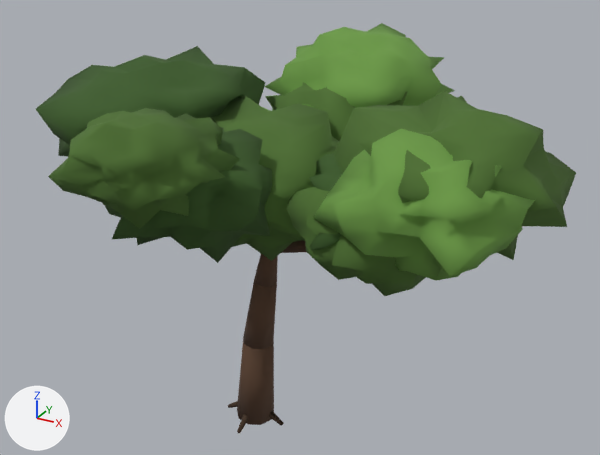
The glTF model assets/models/tree_green.glb, before and after one commit.
Camera for both pictures: a 50 mm lens placed at (5.91, -9.26, 8.02), pointed at (0.61, 0.37, 3.2). Every picture has the same lights, and +X, +Y and +Z are marked at lower left. The picture after the commit comes second. Vertices at exactly the same position are counted once.

Names of what the first picture shows: 'geometry_0'.
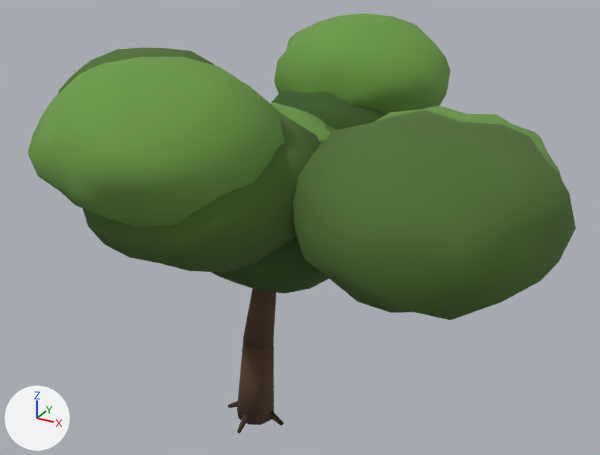
What differs and where, as boxes (x1, y1, x2, y2) in the pictures (600 x 455 px; the box of a moved part takes in the faces that stretch with it):
```json
{"object": "geometry_0", "change": "reshaped", "before": [36, 23, 576, 433], "after": [28, 13, 576, 433]}
{"part": 1, "of": "me_geometry_0", "change": "rebuilt", "before": [313, 129, 535, 280], "after": [292, 110, 576, 320], "on screen": "28% wider, 39% taller"}
{"part": 2, "of": "me_geometry_0", "change": "rebuilt", "before": [105, 127, 272, 263], "after": [83, 111, 320, 272]}
{"part": 3, "of": "me_geometry_0", "change": "rebuilt", "before": [48, 108, 240, 229], "after": [28, 57, 285, 227], "on screen": "34% wider, 40% taller"}
{"part": 4, "of": "me_geometry_0", "change": "rebuilt", "before": [265, 83, 407, 141], "after": [271, 90, 387, 130]}
{"part": 5, "of": "me_geometry_0", "change": "rebuilt", "before": [265, 23, 455, 108], "after": [274, 13, 450, 114]}
{"part": 6, "of": "me_geometry_0", "change": "rebuilt", "before": [309, 153, 342, 250], "on screen": "not visible afterwards"}
{"part": 7, "of": "me_geometry_0", "change": "rebuilt", "before": [334, 91, 576, 260], "after": [375, 105, 562, 179], "on screen": "mostly hidden afterwards"}
{"part": 8, "of": "me_geometry_0", "change": "rebuilt", "before": [287, 187, 426, 296], "after": [294, 236, 324, 275], "on screen": "mostly hidden afterwards"}
{"part": 9, "of": "me_geometry_0", "change": "added", "after": [211, 238, 329, 294], "on screen": "green"}
{"part": 10, "of": "me_geometry_0", "change": "added", "after": [270, 103, 331, 141], "on screen": "green"}
{"part": 11, "of": "me_geometry_0", "change": "moved or reshaped", "before": [36, 46, 339, 261], "after": [58, 47, 336, 145], "on screen": "mostly hidden afterwards"}
```

Scene script edits in JSON lines:
```json
{"block": "me_geometry_0", "where": "# used by ob_geometry_0; location = (0.0, 0.0, 0.0)"}
{"op": "remove", "block": "me_geometry_0", "code": "me_geometry_0.from_pydata(...)  # 2037 vertices, 4002 faces; spans x -3.07..4.42, y -3.13..3.94, z -0.08..5.68"}
{"op": "add", "block": "me_geometry_0", "code": "me_geometry_0.from_pydata(...)  # 2523 vertices, 4962 faces; spans x -3.16..4.59, y -3.32..3.95, z -0.08..6.01"}
{"block": "me_geometry_0", "change": "me_geometry_0 part 1: the loose piece of 162 vertices spanning x 1.78..4.12, y -2.0..0.36, z 3.7..5.3 is rebuilt with 162 vertices and now spans x 1.46..4.59, y -2.58..0.47, z 3.44..5.49"}
{"block": "me_geometry_0", "change": "me_geometry_0 part 2: the loose piece of 162 vertices spanning x -1.08..1.23, y -2.57..-0.34, z 3.58..5.16 is rebuilt with 162 vertices and now spans x -1.28..1.73, y -2.93..0.06, z 3.42..5.46"}
{"block": "me_geometry_0", "change": "me_geometry_0 part 3: the loose piece of 162 vertices spanning x -1.14..1.05, y -3.13..-1.0, z 4.17..5.46 is rebuilt with 162 vertices and now spans x -1.41..1.47, y -3.32..-0.43, z 4.13..6.01"}
{"block": "me_geometry_0", "change": "me_geometry_0 part 4: the loose piece of 162 vertices spanning x -0.71..1.97, y 0.41..3.06, z 3.55..5.14 is rebuilt with 162 vertices and now spans x -0.62..1.45, y 0.68..2.83, z 3.64..5.1"}
{"block": "me_geometry_0", "change": "me_geometry_0 part 5: the loose piece of 162 vertices spanning x -0.8..1.93, y 0.91..3.94, z 3.98..5.68 is rebuilt with 162 vertices and now spans x -0.87..1.92, y 1.2..3.95, z 4.07..5.89"}
{"block": "me_geometry_0", "change": "me_geometry_0 part 6: the loose piece of 162 vertices spanning x 0.84..3.75, y -1.57..1.13, z 3.18..4.99 is rebuilt with 162 vertices and now spans x 0.95..3.44, y -1.04..1.33, z 3.26..4.9"}
{"block": "me_geometry_0", "change": "me_geometry_0 part 7: the loose piece of 162 vertices spanning x 1.61..4.42, y -1.7..1.21, z 3.49..5.49 is rebuilt with 162 vertices and now spans x 1.48..4.32, y -1.57..1.26, z 3.47..5.37"}
{"block": "me_geometry_0", "change": "me_geometry_0 part 8: the loose piece of 162 vertices spanning x 1.14..3.31, y -1.93..0.61, z 3.23..4.69 is rebuilt with 162 vertices and now spans x 1.22..3.4, y -1.71..0.44, z 3.25..4.78"}
{"block": "me_geometry_0", "change": "me_geometry_0 part 9: a new loose piece of 162 vertices spanning x -0.46..1.88, y -1.63..0.69, z 2.74..4.29, in mat_vc_mat"}
{"block": "me_geometry_0", "change": "me_geometry_0 part 10: a new loose piece of 162 vertices spanning x -0.51..1.47, y -1.25..0.76, z 3.92..5.08, in mat_vc_mat"}
{"block": "me_geometry_0", "change": "me_geometry_0 part 11: 483 vertices removed from x -3.07..1.85, y -1.59..1.91, z 3.02..5.46; 483 vertices added at x -3.16..1.95, y -1.64..1.47, z 3.01..5.54"}
{"block": "me_geometry_0", "change": "other edits to the shape of me_geometry_0 do not show in these pictures"}
```
